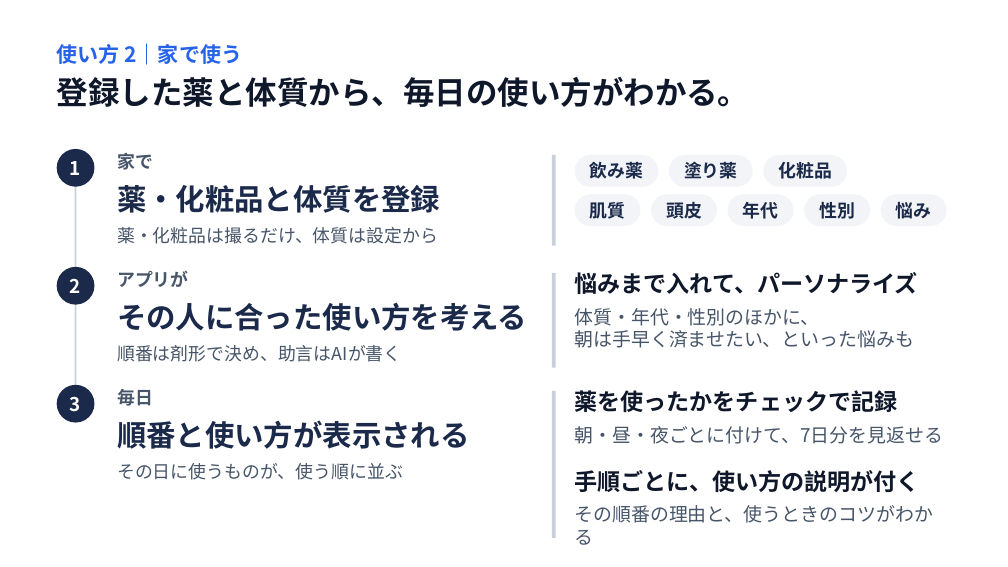
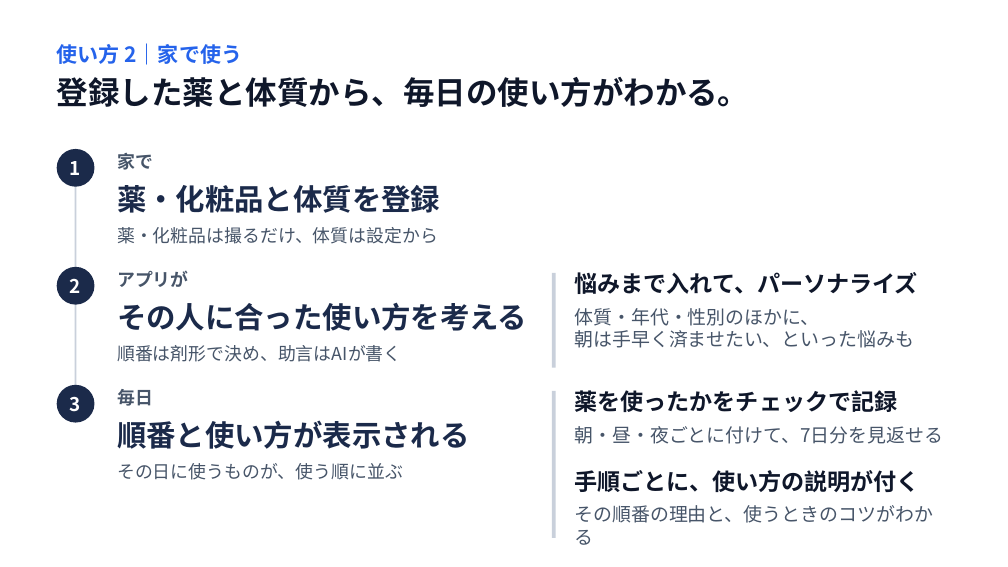
Before and after one commit to John-Frusciante/overlai, a slide deck: slide 9 of docs/ピッチ/Overlai_本選ピッチ.pptx. Drawn at 1008x567 pixels with LibreOffice and Linux fonts; fonts in the diff are those of the drawing. Boxes give left, top, right and bottom in pixels: in the first picture for what was removed or moved away, otherwise in the second. Text is boxed around its words. In the diff, an @@ line names an element or a change of style, - is before the commit and + after.

```diff
--- a/docs/ピッチ/Overlai_本選ピッチ.pptx
+++ b/docs/ピッチ/Overlai_本選ピッチ.pptx
@@ rectangle removed at <box>552,155,556,246</box> @@
@@ rounded rectangle removed at <box>575,155,659,187</box> @@
-飲み薬
@@ rounded rectangle removed at <box>669,155,753,187</box> @@
-塗り薬
@@ rounded rectangle removed at <box>764,155,848,187</box> @@
-化粧品
@@ rounded rectangle removed at <box>575,194,640,226</box> @@
-肌質
@@ rounded rectangle removed at <box>651,194,717,226</box> @@
-頭皮
@@ rounded rectangle removed at <box>727,194,793,226</box> @@
-年代
@@ rounded rectangle removed at <box>805,194,870,226</box> @@
-性別
@@ rounded rectangle removed at <box>881,194,947,226</box> @@
-悩み
```
Also in this commit, not shown: 2 other files.
